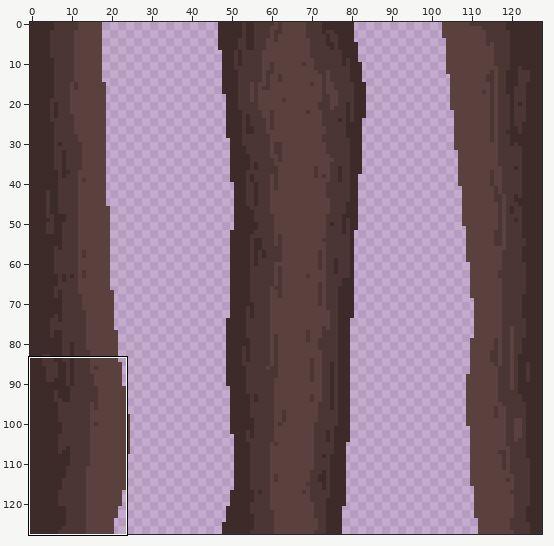
File history of a sprite sheet, assets/levels/level1_2/obstacle_plane5.png. The picture above shows the old version from afar; the outline marks the close-up.
Close-up. Before:
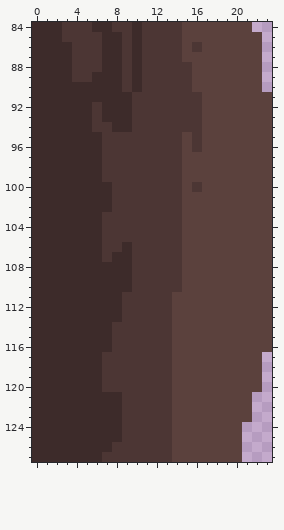
The file is 128x128 pixels. Colours within 5 levels of each other are drawn and written as one. Shown: x 0..23, y 84..127. The commit also changed other parts of the picture, which this record leaves out.
New version:
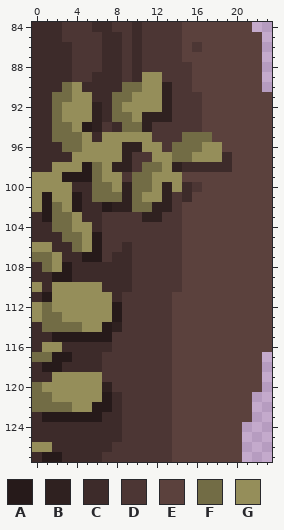
Palette (. is transparent): A #261a1a  B #2f2120  C #3d2b2a  D #4c3634  E #5b413d  F #726c45  G #958e5a
The exact change:
@@ x 0..23 @@
  88 CCCCDDDCCDCDDDDDEEEEEEE.
- 89 CCCCDDCCCDCDDDDDEEEEEEE.
- 90 CCCCCCCCCDCDDDDDEEEEEEE.
- 91 CCCCCCCCCCDDDDDDDEEEEEEE
- 92 CCCCCCDCCCDDDDDDDEEEEEEE
- 93 CCCCCCDCCCDDDDDDDEEEEEEE
- 94 CCCCCCDDCCDDDDDDDEEEEEEE
- 95 CCCCCCCDDDDDDDDEDEEEEEEE
- 96 CCCCCCCDDDDDDDDEDEEEEEEE
- 97 CCCCCCCDDDDDDDDEEEEEEEEE
- 98 CCCCCCCDDDDDDDDEEEEEEEEE
- 99 CCCCCCCDDDDDDDDEEEEEEEEE
-100 CCCCCCCCDDDDDDDEDEEEEEEE
-101 CCCCCCCCDDDDDDDEEEEEEEEE
-102 CCCCCCCCDDDDDDDEEEEEEEEE
-103 CCCCCCCDDDDDDDDEEEEEEEEE
-104 CCCCCCCDDDDDDDDEEEEEEEEE
-105 CCCCCCCDDDDDDDDEEEEEEEEE
-106 CCCCCCCDDCDDDDDEEEEEEEEE
-107 CCCCCCCDCCDDDDDEEEEEEEEE
-108 CCCCCCCCCCDDDDDEEEEEEEEE
-109 CCCCCCCCCCDDDDDEEEEEEEEE
-110 CCCCCCCCCCDDDDDEEEEEEEEE
-111 CCCCCCCCCDDDDDEEEEEEEEEE
-112 CCCCCCCCCDDDDDEEEEEEEEEE
-113 CCCCCCCCCDDDDDEEEEEEEEEE
-114 CCCCCCCCDDDDDDEEEEEEEEEE
-115 CCCCCCCCDDDDDDEEEEEEEEEE
-116 CCCCCCCCDDDDDDEEEEEEEEEE
-117 CCCCCCCDDDDDDDEEEEEEEEE.
-118 CCCCCCCDDDDDDDEEEEEEEEE.
-119 CCCCCCCDDDDDDDEEEEEEEEE.
-120 CCCCCCCDDDDDDDEEEEEEEEE.
-121 CCCCCCCCCDDDDDEEEEEEEE..
-122 CCCCCCCCCDDDDDEEEEEEEE..
-123 CCCCCCCCCDDDDDEEEEEEEE..
+ 89 CCCCDDCCCDCGGDDDEEEEEEE.
+ 90 CCCFGCCCCFFGGBDDEEEEEEE.
+ 91 CCFFGGCCFFGGGBDDDEEEEEEE
+ 92 CCFGGGBCFGGGGBDDDEEEEEEE
+ 93 CCFGGGBCFFGBBBDDDEEEEEEE
+ 94 CCFFGABDCFFBDDDDDEEEEEEE
+ 95 CCFFFGCGGGGGDDDFFFEEEEEE
+ 96 CCCFFGGGGBBGGDFFFGGEEEEE
+ 97 CCCCGGGGGBDDGGFFGGGCEEEE
+ 98 CCGGGAFGBBDFFGBCCCCCEEEE
+ 99 GGGAAAFGGDFFGGGEEEEEEEEE
+100 GGGGCCFFGBFFGBGCDEEEEEEE
+101 GAGGACFFFBFGGBDCEEEEEEEE
+102 GAFGACCABBFFBBDEEEEEEEEE
+103 CAFFGCCDDDDBBDDEEEEEEEEE
+104 CCFFGGCDDDDDDDDEEEEEEEEE
+105 CCCFFGADDDDDDDDEEEEEEEEE
+106 GGCCFGADDCDDDDDEEEEEEEEE
+107 FFGCCAADCCDDDDDEEEEEEEEE
+108 CFGACCCCCCDDDDDEEEEEEEEE
+109 CCAACCCCCCDDDDDEEEEEEEEE
+110 GCGGGGGCCCDDDDDEEEEEEEEE
+111 CAGGGGGGCDDDDDEEEEEEEEEE
+112 GFGGGGGGADDDDDEEEEEEEEEE
+113 GFFGGGGGADDDDDEEEEEEEEEE
+114 CFFFFGGABDDDDDEEEEEEEEEE
+115 CCAAAAAADDDDDDEEEEEEEEEE
+116 CGGCCCCCDDDDDDEEEEEEEEEE
+117 FFAACCCDDDDDDDEEEEEEEEE.
+118 CAACCCCDDDDDDDEEEEEEEEE.
+119 CCGGGGGDDDDDDDEEEEEEEEE.
+120 FGGGGGGBDDDDDDEEEEEEEEE.
+121 FFGGGGGACDDDDDEEEEEEEE..
+122 FFFFGGAACDDDDDEEEEEEEE..
+123 CAAAAAACCDDDDDEEEEEEEE..
 124 CCCCCCCCCDDDDDEEEEEEE...
 125 CCCCCCCCCDDDDDEEEEEEE...
-126 CCCCCCCCDDDDDDEEEEEEE...
-127 CCCCCCCDDDDDDDEEEEEEE...
+126 GGCCCCCCDDDDDDEEEEEEE...
+127 CAACCCCDDDDDDDEEEEEEE...
Where, in picture pixels (left, top, right, bottom), the same in both close-ups:
changed: (32, 72, 232, 462)
